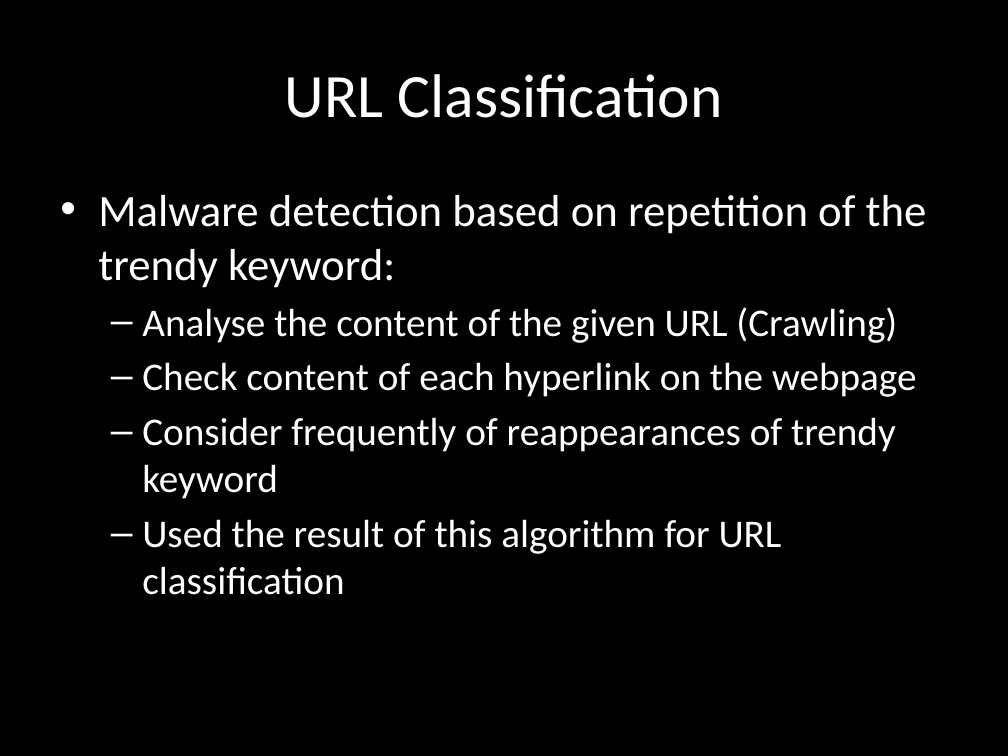
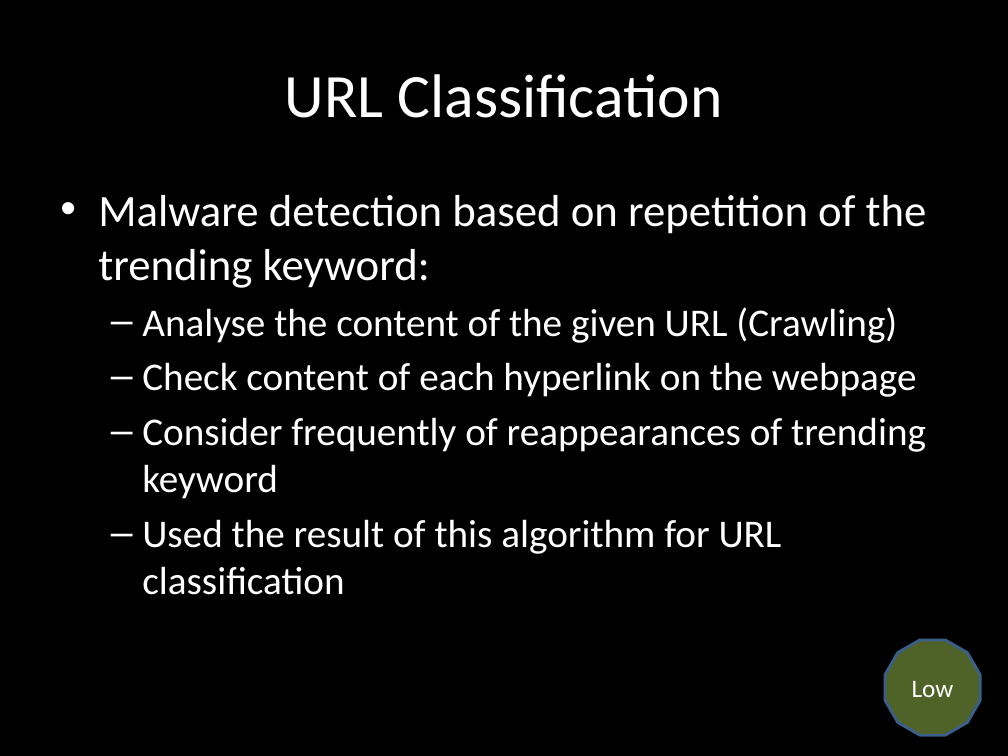
Before and after one commit to chrissorchard/malucrawl, a slide deck: slide 6 of doc/pres2/wk8-progress.pptx. Drawn at 1008x756 pixels with LibreOffice and Linux fonts; fonts in the diff are those of the drawing; background and template pictures are left out. Boxes give left, top, right and bottom in pixels: in the first picture for what was removed or moved away, otherwise in the second. Text is boxed around its words. In the diff, an @@ line names an element or a change of style, - is before the commit and + after.

```diff
--- a/doc/pres2/wk8-progress.pptx
+++ b/doc/pres2/wk8-progress.pptx
@@ text at (x1=98, y1=195, x2=927, y2=288): text changed @@
-• Malware detection based on repetition of the trendy keyword:
+• Malware detection based on repetition of the trending keyword:
@@ text at (x1=142, y1=417, x2=926, y2=499): text changed @@
-  – Consider frequently of reappearances of trendy keyword
+  – Consider frequently of reappearances of trending keyword
@@ dodecagon added at (x1=885, y1=640, x2=980, y2=735), fill #4F6228, outline #3A5F8C 2 pt, 18 pt, text #FFFFFF @@
+Low
```
Also in this commit, not shown: 11 other slides changed, 1 slide added.
